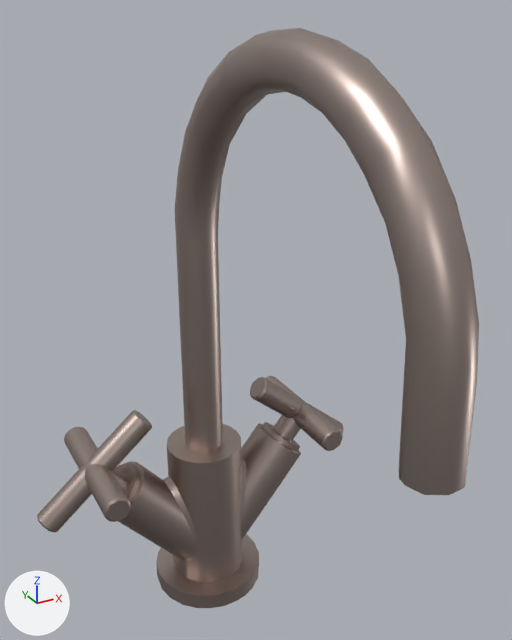
Before and after pictures for a commit that changed the glTF model models/22-513-892-43.glb.
Camera for both pictures: a 50 mm camera at (-0.131, -0.224, 0.299) aimed at (0.001, 0.016, 0.179). The axes (+X, +Y, +Z) are drawn at lower left. The lights are the same throughout. The first picture is the older version. Where no turn or scale is listed for an object, it has been applied to the vertices.

The first picture shows 'L_371058ef_0f02_43a9_b4b8_7bc3ba85c9c8_I1', 'L_40292fc8_8226_4e38_a911_84e616a1447a_I2', 'L_85eb14ae_3e29_46f2_87a0_adb121c5a3f2_I3', 'L_aebabbb1_322c_48e3_8798_877ce0681c3e_I4', 'L_b1cc2468_1b43_49ec_a76c_5935a66f385f_I6', 'L_d3dcbb2b_4c44_437a_949d_012641e3e39b_I7', 'L_d9a1821b_6350_4af8_81e9_f33a4fe3cdb1_I8'.
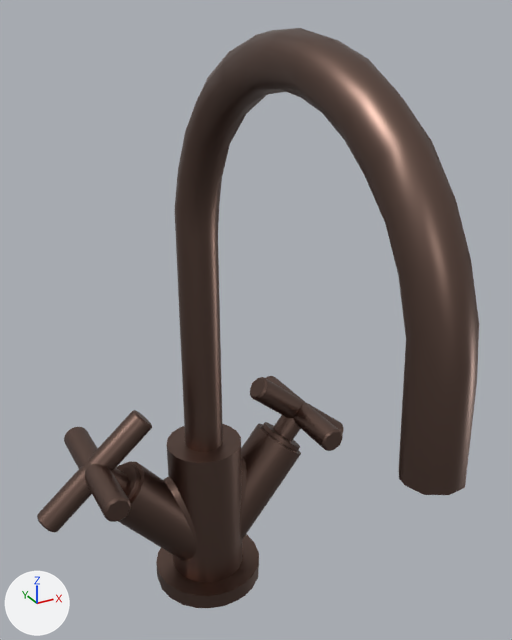
Where the newer file only moved an object's origin or applied its transform, the numbers keep the older frame.

The change, as a list of edits to the scene's bpy script:
```text
Change mat_dornbracht_43_dark_bronze:
    mat_dornbracht_43_dark_bronze.base_color: (0.467, 0.376, 0.341) -> (0.184, 0.117, 0.0953)  # grey #b6a59e -> brown #776057
```

Location of each change, (x1, y1, x2, y2) in pixels of the pictures (512 x 640 px):
'L_85eb14ae_3e29_46f2_87a0_adb121c5a3f2_I3', recoloured (grey to brown)
    both: (175, 28, 479, 495)
'L_d3dcbb2b_4c44_437a_949d_012641e3e39b_I7', recoloured (darker)
    both: (118, 423, 301, 583)
'L_371058ef_0f02_43a9_b4b8_7bc3ba85c9c8_I1', recoloured (grey to brown)
    both: (37, 410, 152, 532)
'L_d9a1821b_6350_4af8_81e9_f33a4fe3cdb1_I8', recoloured (darker)
    both: (156, 534, 259, 608)
'L_aebabbb1_322c_48e3_8798_877ce0681c3e_I4', recoloured (darker)
    both: (250, 376, 344, 451)
'L_b1cc2468_1b43_49ec_a76c_5935a66f385f_I6', recoloured (darker)
    both: (116, 463, 140, 500)
'L_40292fc8_8226_4e38_a911_84e616a1447a_I2', recoloured (darker)
    both: (262, 422, 300, 452)
